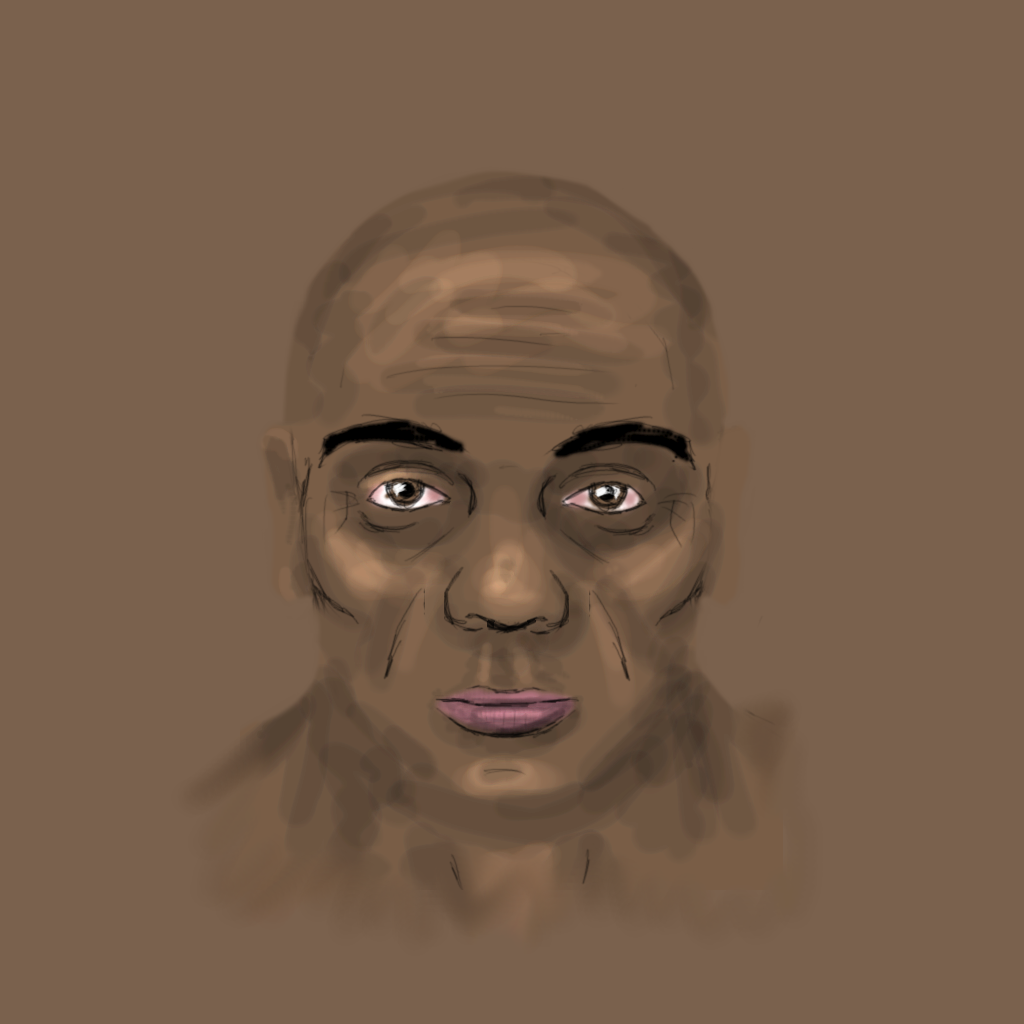
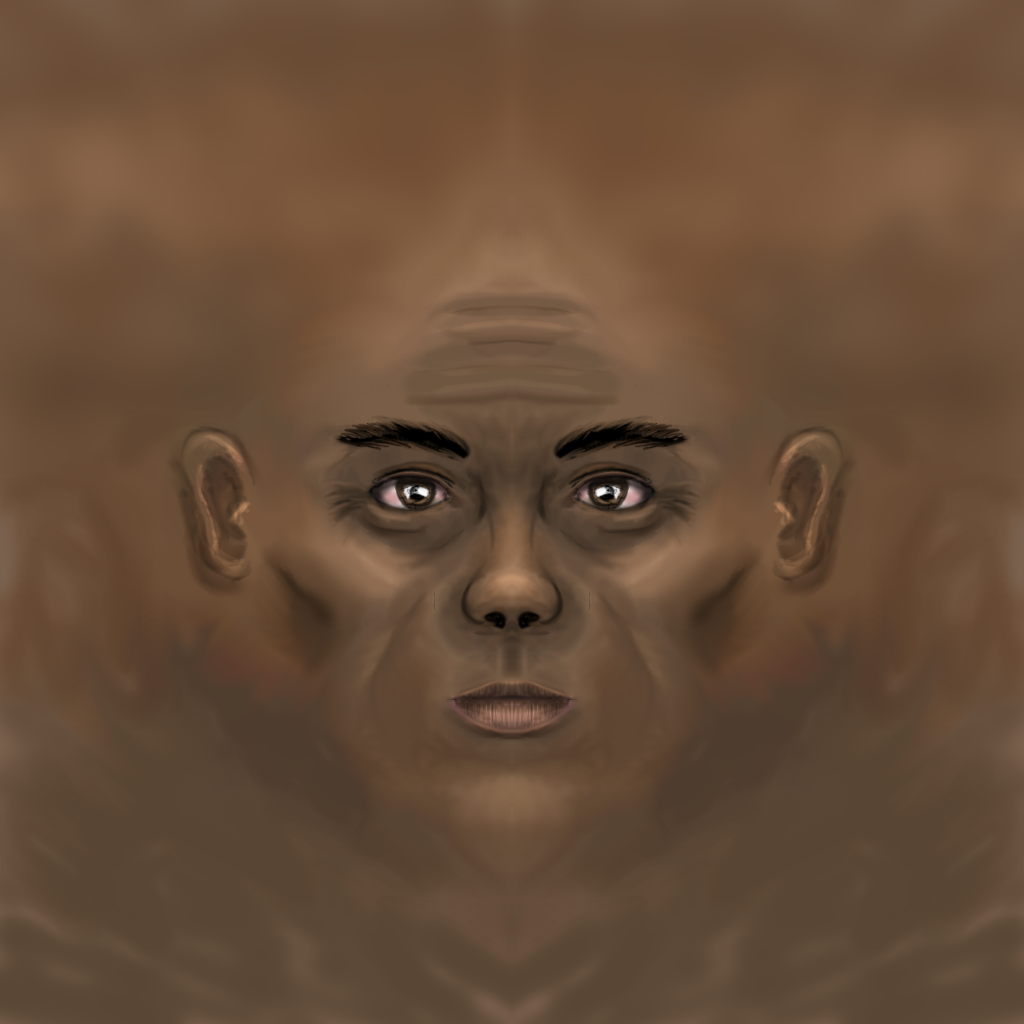
Two versions of the same layered image (1024x1024). Layer-by-layer changes:
renamed "New Layer copy" to "Background copy", hid it, opacity 100% → 29%, blend normal → difference, painted on it over (0, 0, 1024, 1024)
painted on "New Layer#1" over (0, 0, 1024, 1024)
